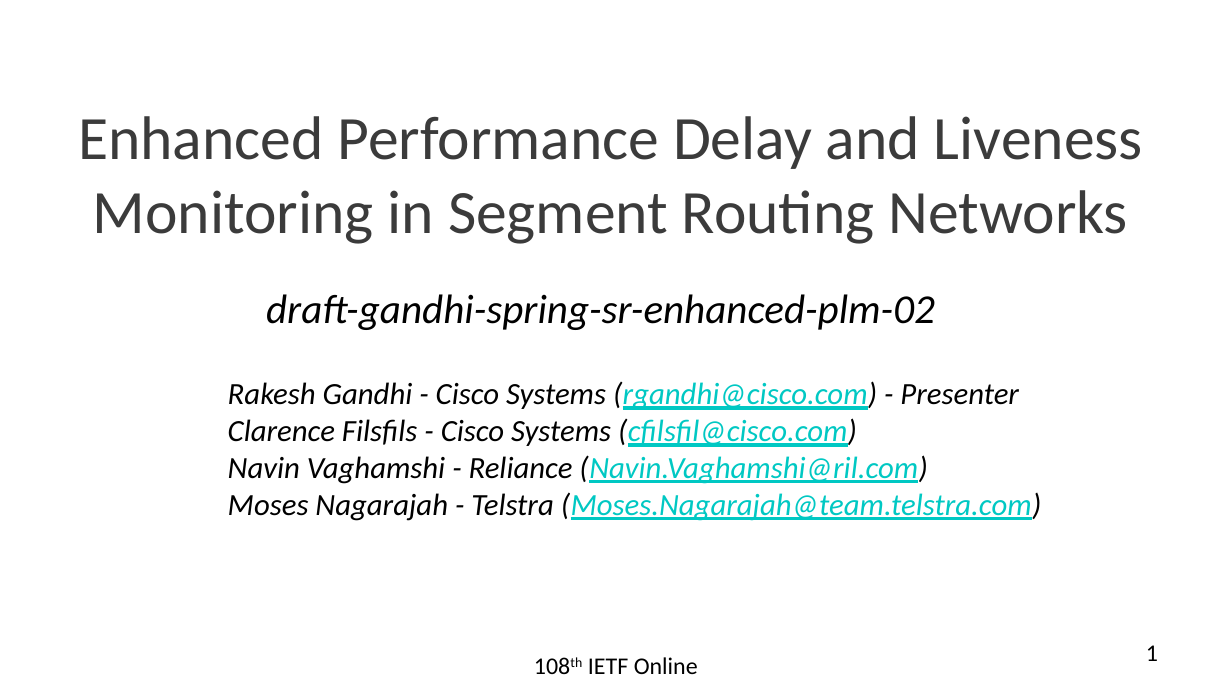
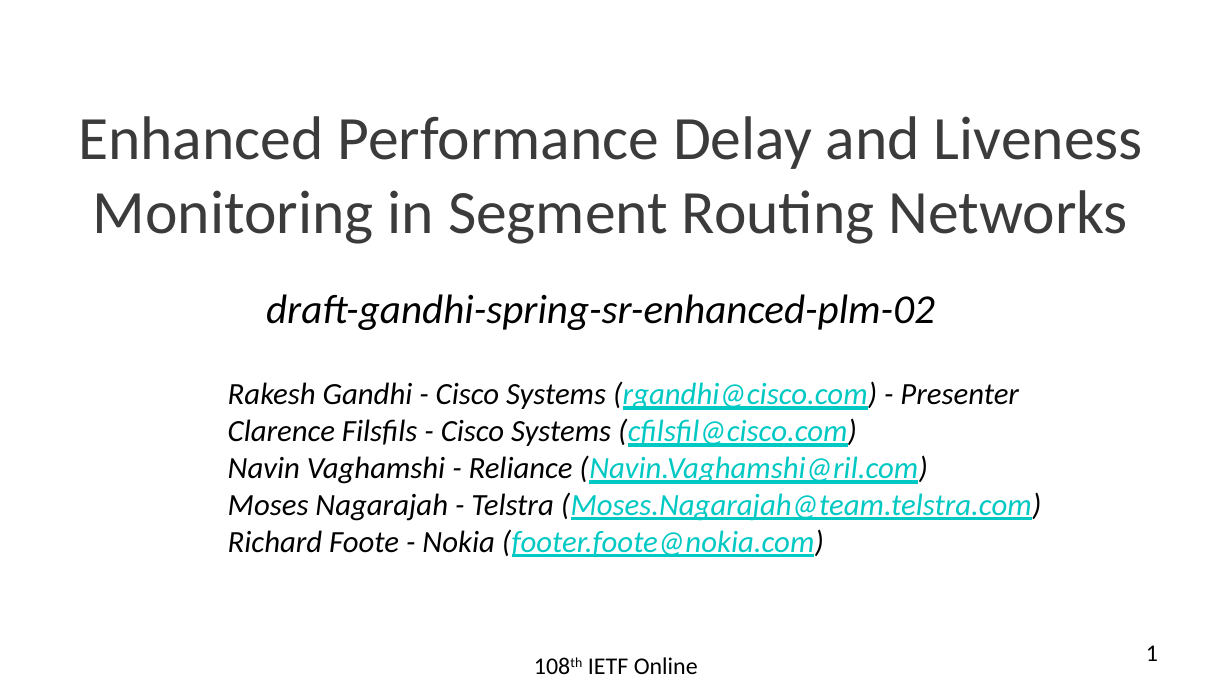
Before and after one commit to rakgandhi/ietf-slides, a slide deck: slide 1 of draft-gandhi-spring-sr-enhanced-plm-02.pptx. Drawn at 1232x693 pixels with LibreOffice and Linux fonts; fonts in the diff are those of the drawing. Boxes give left, top, right and bottom in pixels: in the first picture for what was removed or moved away, otherwise in the second. Text is boxed around its words. In the diff, an @@ line names an element or a change of style, - is before the commit and + after.

```diff
--- a/draft-gandhi-spring-sr-enhanced-plm-02.pptx
+++ b/draft-gandhi-spring-sr-enhanced-plm-02.pptx
@@ text at (228, 529, 824, 557): paragraph added @@
+Richard Foote - Nokia (footer.foote@nokia.com)
```
Also in this commit, not shown: 1 other file.
